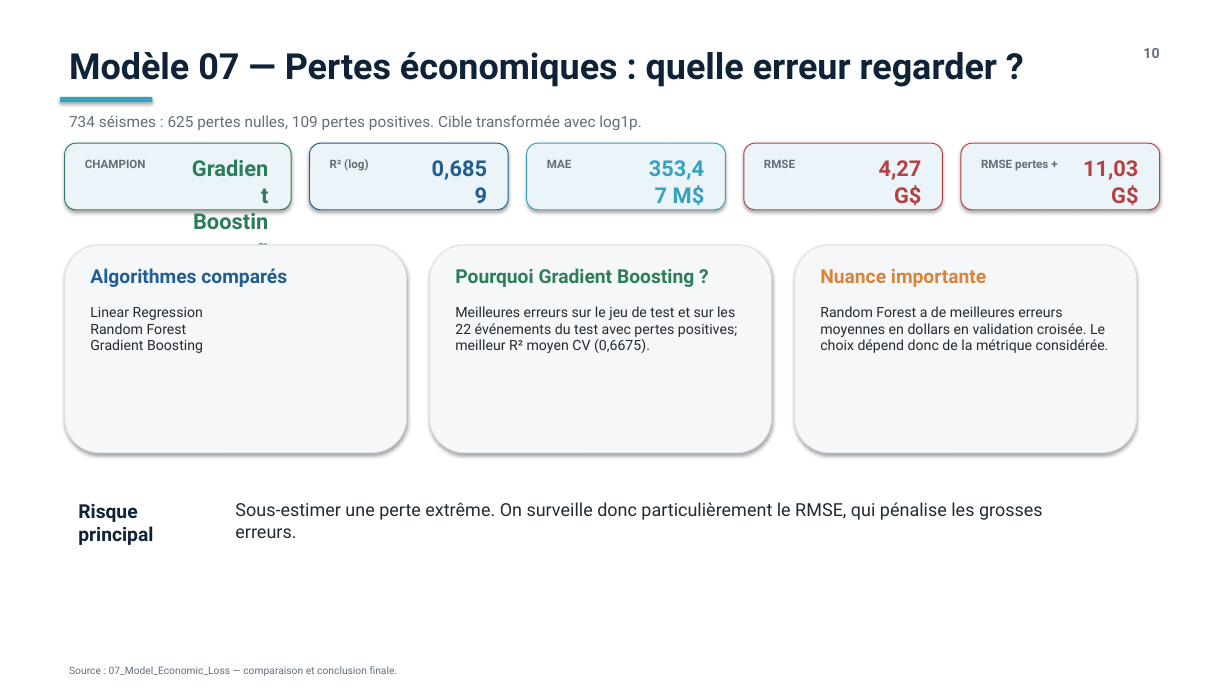
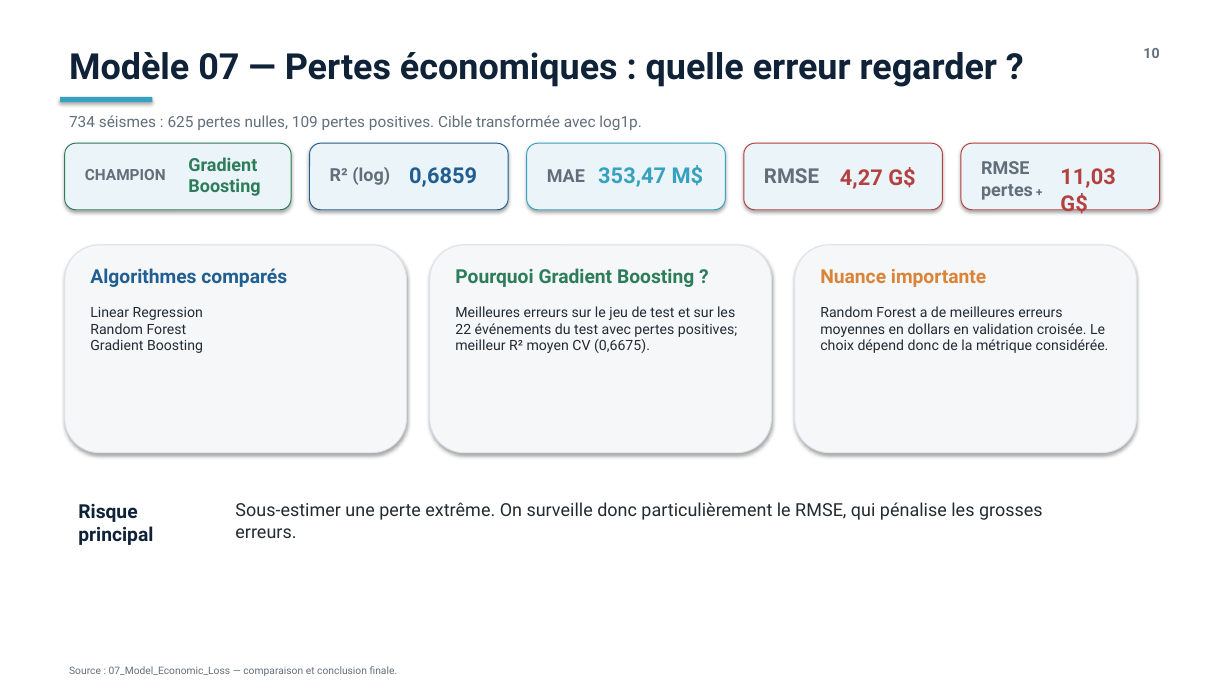
Before and after one commit to tarekalsemaan/USGS-Earthquake-AI, a slide deck: slide 10 of Presentation_TP_USGS_Earthquake_AI_FINAL.pptx. Drawn at 1232x693 pixels with LibreOffice and Linux fonts; fonts in the diff are those of the drawing. Boxes give left, top, right and bottom in pixels: in the first picture for what was removed or moved away, otherwise in the second. Text is boxed around its words. In the diff, an @@ line names an element or a change of style, - is before the commit and + after.

```diff
--- a/Presentation_TP_USGS_Earthquake_AI_FINAL.pptx
+++ b/Presentation_TP_USGS_Earthquake_AI_FINAL.pptx
@@ text "Gradient Boosting" at [188, 157, 260, 196]: size 17 to 14 pt; alignment right to left @@
@@ text "CHAMPION": place and size @@
-text "CHAMPION" at [85, 159, 146, 168]
+text "CHAMPION" at [85, 169, 166, 180]
@@ text "CHAMPION" at [85, 169, 166, 180]: size 9 to 12 pt @@
@@ text "R² (log)": place and size @@
-text "R² (log)" at [330, 159, 368, 171]
+text "R² (log)" at [330, 167, 390, 185]
@@ text "0,6859" rewrapped from [432, 160, 487, 180] to [409, 167, 477, 187] @@
@@ size 9 to 14 pt in 3 elements at [330, 167, 390, 185], [981, 161, 1033, 200], [547, 169, 585, 182] @@
@@ text "MAE": place and size @@
-text "MAE" at [547, 160, 571, 168]
+text "MAE" at [547, 169, 585, 182]
@@ text "353,47 M$" rewrapped from [649, 160, 705, 206] to [598, 165, 704, 187] @@
@@ text "RMSE" at [764, 168, 819, 183]: size 9 to 16 pt @@
@@ text "4,27 G$" rewrapped from [879, 160, 922, 206] to [840, 167, 915, 189] @@
@@ text "11,03 G$": place and size @@
-text "11,03 G$" at [1083, 160, 1138, 206]
+text "11,03 G$" at [1060, 168, 1115, 214]
@@ text "11,03 G$" at [1060, 168, 1115, 214]: alignment right to left @@
```
